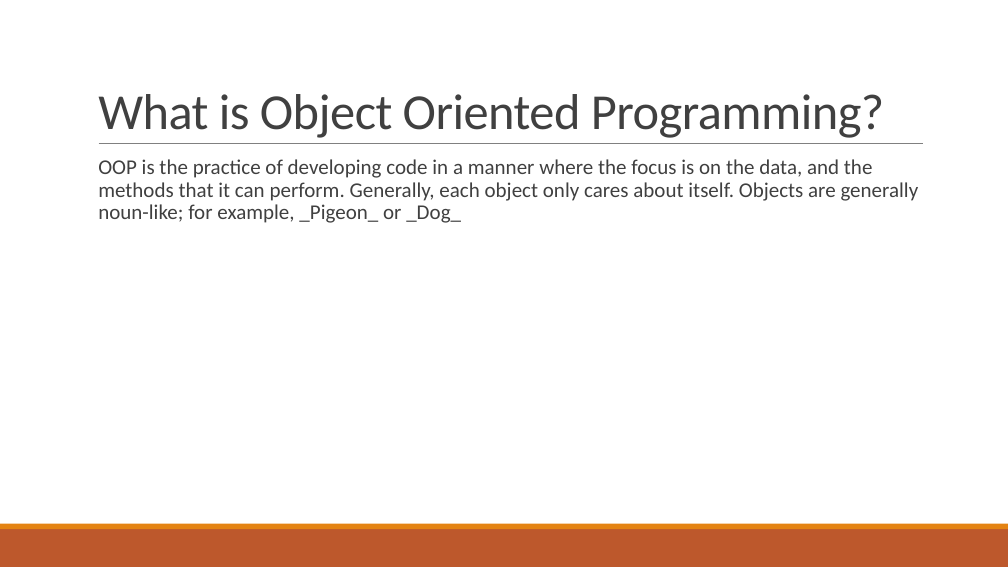
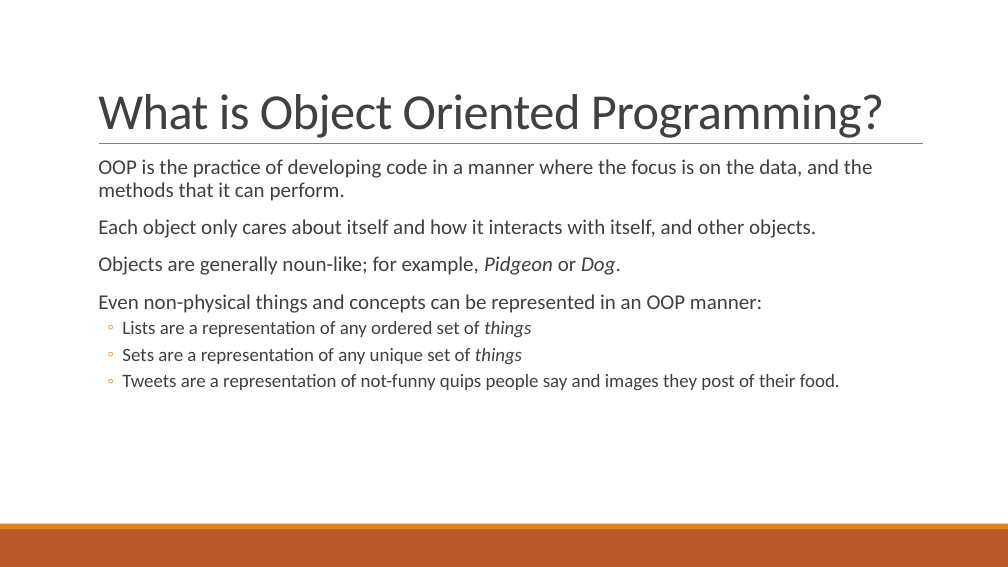
Before and after one commit to Troy-Web-Consulting/twc-training-oop-fundamentals, a slide deck: slide 3 of presentation.pptx. Drawn at 1008x567 pixels with LibreOffice and Linux fonts; fonts in the diff are those of the drawing. Boxes give left, top, right and bottom in pixels: in the first picture for what was removed or moved away, otherwise in the second. Text is boxed around its words. In the diff, an @@ line names an element or a change of style, - is before the commit and + after.

```diff
--- a/presentation.pptx
+++ b/presentation.pptx
@@ text at (x1=98, y1=159, x2=873, y2=391): text changed @@
-  OOP is the practice of developing code in a manner where the focus is on the data, and the methods that it can perform. Generally, each object only cares about itself. Objects are generally noun-like; for example, _Pigeon_ or _Dog_
+  OOP is the practice of developing code in a manner where the focus is on the data, and the methods that it can perform.
+  Each object only cares about itself and how it interacts with itself, and other objects.
+  Objects are generally noun-like; for example, Pidgeon or Dog.
+  Even non-physical things and concepts can be represented in an OOP manner:
+  ◦ Lists are a representation of any ordered set of things
+  ◦ Sets are a representation of any unique set of things
+  ◦ Tweets are a representation of not-funny quips people say and images they post of their food.
```
Also in this commit, not shown: 11 other slides changed, 1 slide added, 1 slide removed, 10 other files.
